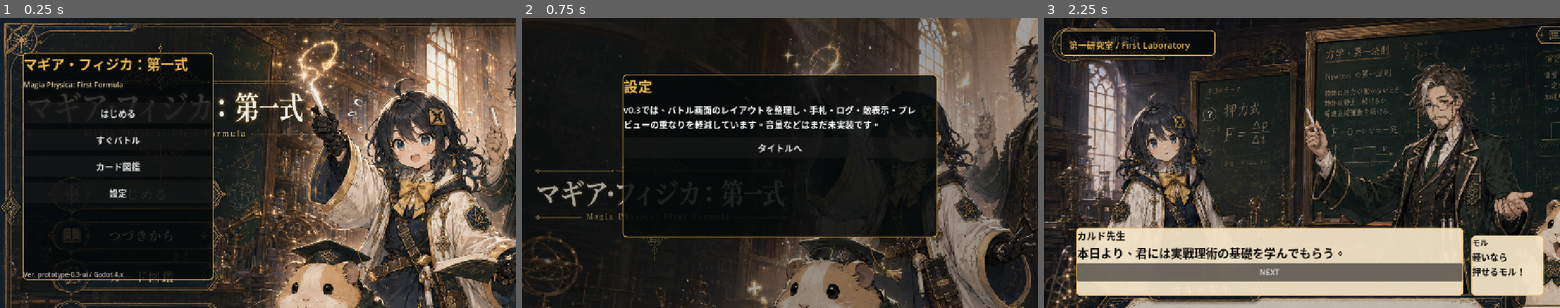
Above: before the commit, frames 1-3 (left to right).
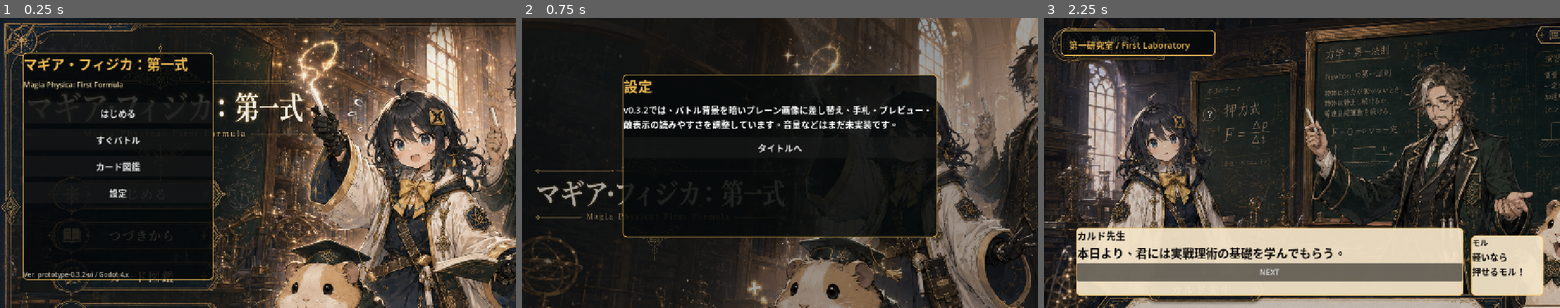
Above: after the commit, the same moments.

Repository: madowaku/magia-physica
Game: Godot game, scene res://scenes/Main.tscn
Two runs of this game, one before a commit and one after it. Both use one fixed random seed, a clock stepped at 60 frames per second and the inputs below.
Inputs:
- Up to frame 1 (0.25 s): no input
- Up to frame 2 (0.75 s): click "設定" at 0.5 s
- Up to frame 3 (2.25 s): click "タイトルへ" at 1.25 s; click "はじめる" at 2 s

The runs differ from the first frame. In frame 1, 0.1% of the frame differs, in the area x 15-25%, y 87-90%; in frame 2, 2.1%, in the area x 19-79%, y 30-39%; in frame 3, nothing differs.

Commit message:
fix: improve battle UI readability for v0.3.2

Diff:
--- a/scripts/Main.gd
+++ b/scripts/Main.gd
@@ -1,8 +1,8 @@
 extends Control
 
-# マギア・フィジカ：第一式 Godot prototype v0.3
+# マギア・フィジカ：第一式 Godot prototype v0.3.2
 # Godot 4.x / single-scene prototype.
-# v0.3: バトルUI整理。手札の横長カード化、ログ/プレビュー/敵表示の重なりを軽減。
+# v0.3.2: バトル背景をプレーン化し、手札・プレビュー・敵表示の視認性を調整。
 
 var cards: Dictionary = {}
 var enemies: Dictionary = {}
@@ -195,7 +195,7 @@
 	var spacer := Control.new()
 	spacer.size_flags_vertical = Control.SIZE_EXPAND_FILL
 	box.add_child(spacer)
-	_add_label(box, "Ver. prototype-0.3-ui / Godot 4.x", 16, Color(0.75, 0.72, 0.65))
+	_add_label(box, "Ver. prototype-0.3.2-ui / Godot 4.x", 16, Color(0.75, 0.72, 0.65))
 
 func start_new_run(with_tutorial: bool) -> void:
 	player_hp = player_max_hp
@@ -223,7 +223,7 @@
 	box.offset_bottom = -30
 	panel.add_child(box)
 	_add_label(box, "設定", 36, gold)
-	_add_label(box, "v0.3では、バトル画面のレイアウトを整理し、手札・ログ・敵表示・プレビューの重なりを軽減しています。音量などはまだ未実装です。", 22)
+	_add_label(box, "v0.3.2では、バトル背景を暗いプレーン画像に差し替え、手札・プレビュー・敵表示の読みやすさを調整しています。音量などはまだ未実装です。", 22)
 	_add_button(box, "タイトルへ", func(): show_title())
 
 func show_card_book() -> void:
@@ -450,7 +450,7 @@
 # -----------------------------------------------------------------------------
 func show_battle() -> void:
 	_clear()
-	_add_background("res://assets/images/battle_mockup.png", 0.56)
+	_add_background("res://assets/images/battle_plain_bg.png", 0.16)
 	_build_top_hud()
 	_build_left_status_column()
 	_build_enemy_panel()
@@ -514,7 +514,7 @@
 
 func _build_enemy_panel() -> void:
 	var enemy_panel := _make_panel(Color(0.015, 0.025, 0.03, 0.84))
-	_set_box(enemy_panel, 906, 92, 1248, 268)
+	_set_box(enemy_panel, 910, 92, 1248, 252)
 	add_child(enemy_panel)
 	var enemy_box := VBoxContainer.new()
 	enemy_box.set_anchors_preset(Control.PRESET_FULL_RECT)
@@ -531,8 +531,8 @@
 	_add_label(enemy_box, "攻撃：%d" % int(enemy.get("attack", 2)), 17, Color(0.88, 0.86, 0.78))
 
 func _build_battle_center() -> void:
-	var panel := _make_panel(Color(0.015, 0.025, 0.03, 0.70))
-	_set_box(panel, 335, 92, 885, 382)
+	var panel := _make_panel(Color(0.015, 0.025, 0.03, 0.82))
+	_set_box(panel, 326, 90, 898, 382)
 	add_child(panel)
 	var box := VBoxContainer.new()
 	box.set_anchors_preset(Control.PRESET_FULL_RECT)
@@ -550,7 +550,7 @@
 	box.add_child(arena)
 
 	var enemy_token := _make_panel(Color(0.08, 0.19, 0.20, 0.88))
-	enemy_token.custom_minimum_size = Vector2(180, 150)
+	enemy_token.custom_minimum_size = Vector2(176, 154)
 	arena.add_child(enemy_token)
 	var enemy_box := VBoxContainer.new()
 	enemy_box.set_anchors_preset(Control.PRESET_FULL_RECT)
@@ -562,7 +562,7 @@
 	enemy_box.add_theme_constant_override("separation", 2)
 	enemy_token.add_child(enemy_box)
 	_add_label_nowrap(enemy_box, enemy.get("name", "敵"), 17, gold, 150)
-	_add_label_nowrap(enemy_box, _enemy_token_icon(), 48, Color(0.55, 0.95, 0.95), 100)
+	_add_label_nowrap(enemy_box, _enemy_token_icon(), 54, Color(0.55, 0.95, 0.95), 110)
 	_add_label_nowrap(enemy_box, "HP %d/%d" % [maxi(0, enemy_hp), enemy_max_hp], 15, Color(0.92, 0.92, 0.86), 130)
 	_add_label(arena, "→", 48, Color(0.95, 0.90, 0.70))
 	var spaces := HBoxContainer.new()
@@ -570,7 +570,7 @@
 	arena.add_child(spaces)
 	for i in range(initial_wall_distance):
 		var cell := _make_panel(Color(0.05, 0.08, 0.08, 0.74))
-		cell.custom_minimum_size = Vector2(34, 90)
+		cell.custom_minimum_size = Vector2(38, 94)
 		spaces.add_child(cell)
 		var cell_box := CenterContainer.new()
 		cell_box.set_anchors_preset(Control.PRESET_FULL_RECT)
@@ -599,8 +599,8 @@
 	_build_battle_center()
 
 func _build_preview_panel() -> void:
-	var preview := _make_panel(Color(0.015, 0.025, 0.03, 0.92))
-	_set_box(preview, 335, 394, 885, 552)
+	var preview := _make_panel(Color(0.015, 0.025, 0.03, 0.94))
+	_set_box(preview, 326, 394, 898, 552)
 	add_child(preview)
 	var prev_box := VBoxContainer.new()
 	prev_box.set_anchors_preset(Control.PRESET_FULL_RECT)
@@ -624,7 +624,7 @@
 			txt = "□=" + str(value)
 		var b := _add_button(row, txt, func(): _select_invest(value), Vector2(54, 32))
 		b.disabled = value > maxi(1, formula_power)
-	_add_label(prev_box, _preview_for(selected_card_id), 18, Color(0.9, 0.9, 0.84))
+	_add_label(prev_box, _preview_for(selected_card_id), 17, Color(0.9, 0.9, 0.84))
 	if selected_invest >= 5:
 		_add_label(prev_box, "警告：過負荷。リカに1ダメージ。", 15, Color(1.0, 0.65, 0.45))
 
@@ -634,7 +634,7 @@
 
 func _build_hand_panel() -> void:
 	var hand_panel := _make_panel(Color(0.015, 0.025, 0.03, 0.86))
-	_set_box(hand_panel, 335, 562, 1248, 708)
+	_set_box(hand_panel, 326, 562, 1248, 708)
 	add_child(hand_panel)
 	var box := VBoxContainer.new()
 	box.set_anchors_preset(Control.PRESET_FULL_RECT)
@@ -666,7 +666,7 @@
 	if is_selected:
 		bg = Color(1.0, 0.94, 0.70, 1.0)
 	var p := _make_panel(bg)
-	p.custom_minimum_size = Vector2(238, 112)
+	p.custom_minimum_size = Vector2(246, 112)
 	parent.add_child(p)
 	var row := HBoxContainer.new()
 	row.set_anchors_preset(Control.PRESET_FULL_RECT)
@@ -684,12 +684,12 @@
 	_add_label_nowrap(text_box, c.get("formula", ""), 17, Color(0.03, 0.22, 0.18), 140)
 	_add_label(text_box, c.get("short", ""), 12, Color(0.05, 0.05, 0.04))
 	var actions := VBoxContainer.new()
-	actions.custom_minimum_size = Vector2(70, 0)
+	actions.custom_minimum_size = Vector2(68, 0)
 	actions.add_theme_constant_override("separation", 6)
 	row.add_child(actions)
-	_add_button(actions, "選択", func(): _select_card(card_id), Vector2(66, 32))
+	_add_button(actions, "選択", func(): _select_card(card_id), Vector2(64, 31))
 	var cost := _card_cost(card_id)
-	var b := _add_button(actions, "発動%d" % cost, func(): play_card(card_id), Vector2(66, 32))
+	var b := _add_button(actions, "発動%d" % cost, func(): play_card(card_id), Vector2(64, 31))
 	b.disabled = not _can_pay(card_id)
 
 func _select_card(card_id: String) -> void:
@@ -709,7 +709,7 @@
 	box.add_theme_constant_override("separation", 6)
 	log_panel.add_child(box)
 	_add_label(box, "バトルログ", 21, gold)
-	_add_label(box, _last_logs(8), 17, Color(0.86, 0.88, 0.82))
+	_add_label(box, _last_logs(7), 16, Color(0.86, 0.88, 0.82))
 
 func _last_logs(limit: int = 6) -> String:
 	if battle_log.is_empty():
Binary file added: assets/images/battle_plain_bg.png
Not shown, added: docs/CHANGELOG_v0_3_2.md
